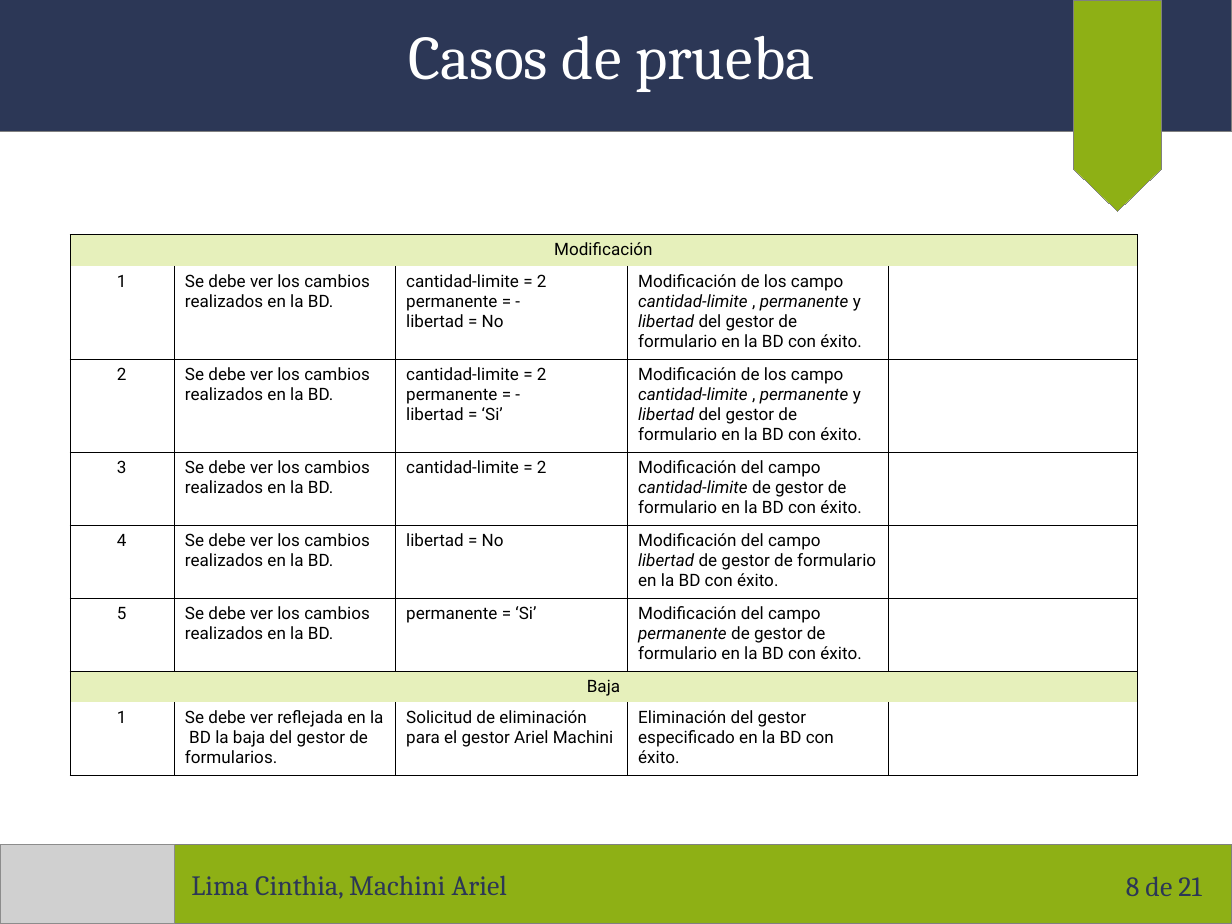
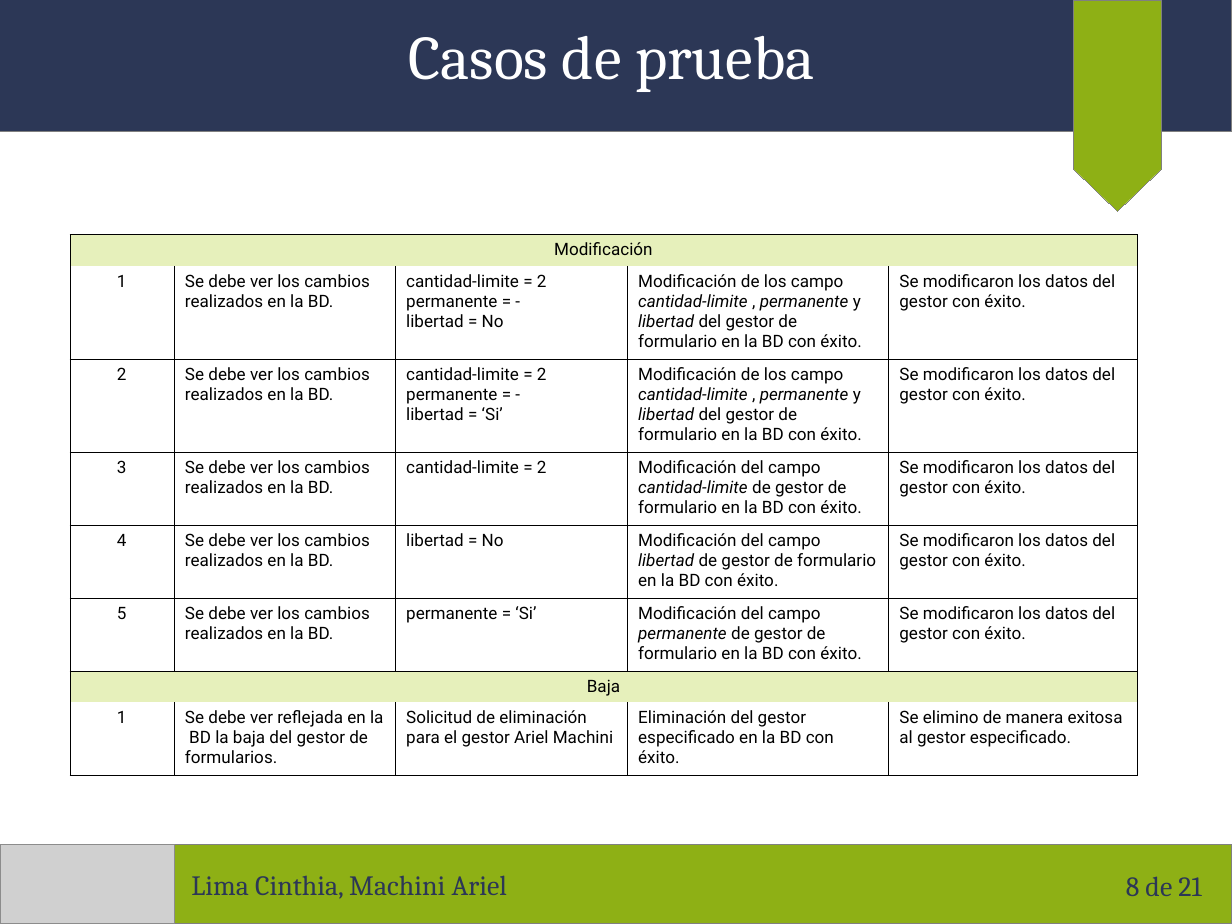
Before and after one commit to arielmachini/Caciar, a slide deck: slide 8 of Presentaciones/Presentación 14-11-2017.odp. Drawn at 1232x924 pixels with LibreOffice and Linux fonts; fonts in the diff are those of the drawing; grey boxes stand for pictures. Boxes give left, top, right and bottom in pixels: in the first picture for what was removed or moved away, otherwise in the second. Text is boxed around its words. In the diff, an @@ line names an element or a change of style, - is before the commit and + after.

```diff
--- a/Presentaciones/Presentación 14-11-2017.odp
+++ b/Presentaciones/Presentación 14-11-2017.odp
@@ table at (69, 235, 1138, 767) @@
-row 2, column 5: 
+row 2, column 5: Se modificaron los datos del gestor con éxito.
-row 3, column 5: 
+row 3, column 5: Se modificaron los datos del gestor con éxito.
-row 4, column 5: 
+row 4, column 5: Se modificaron los datos del gestor con éxito.
-row 5, column 5: 
+row 5, column 5: Se modificaron los datos del gestor con éxito.
-row 6, column 5: 
+row 6, column 5: Se modificaron los datos del gestor con éxito.
-row 8, column 5: 
+row 8, column 5: Se elimino de manera exitosa al gestor especificado.
```
Also in this commit, not shown: 3 other slides changed, 1 other file.
